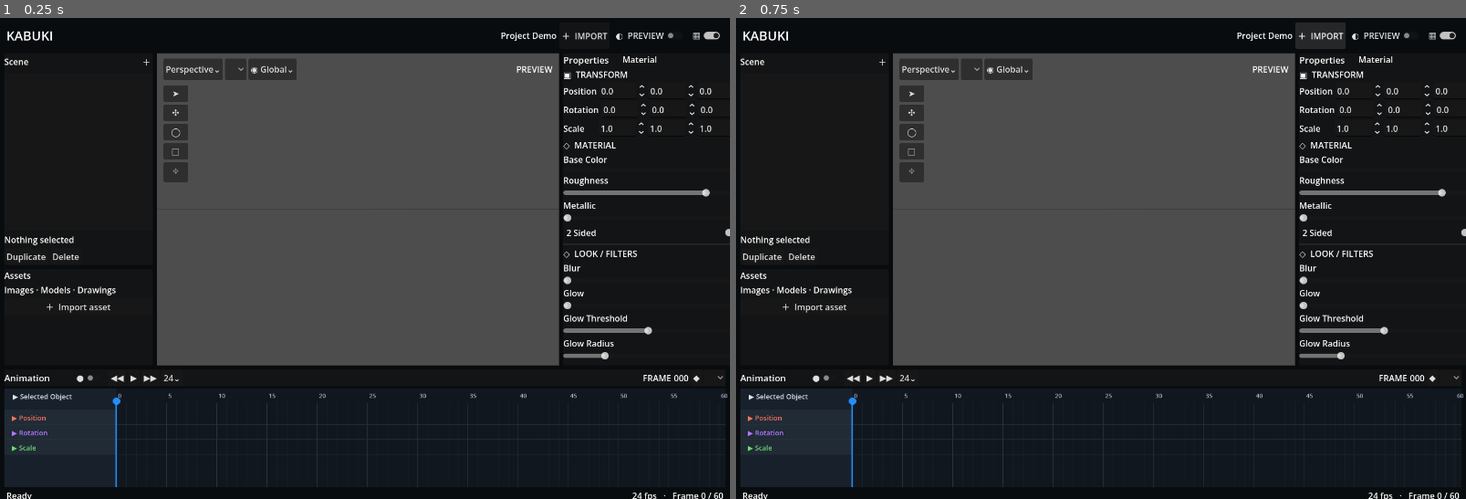
Above: before the commit, frames 1-2 (left to right).
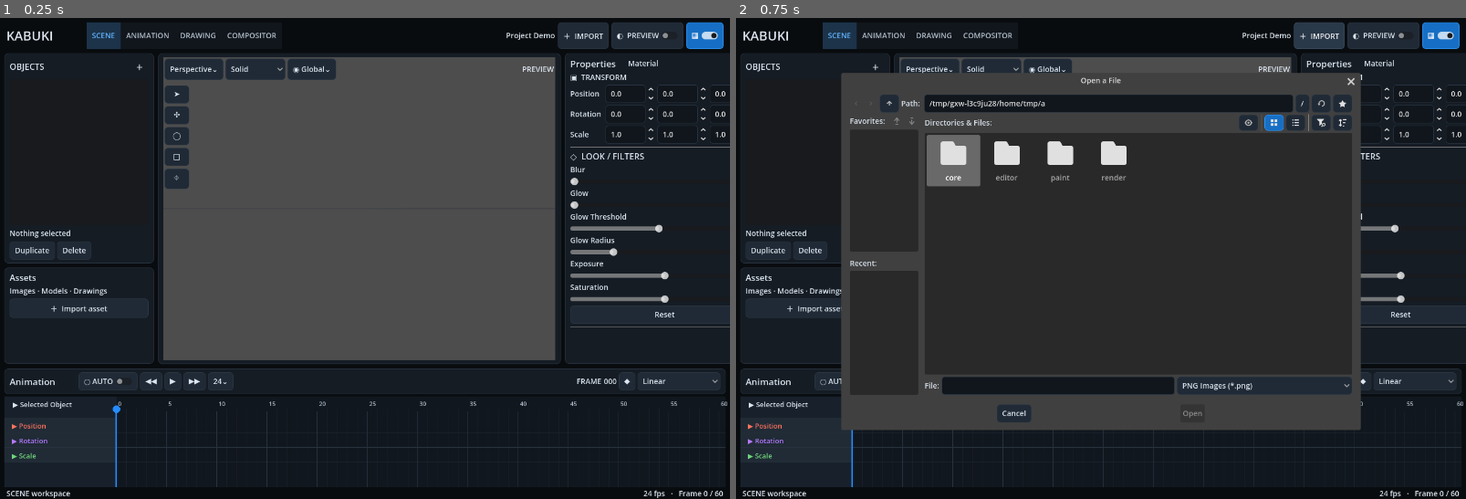
Above: after the commit, the same moments.

Repository: Onnevan/Kabuki
Game: Godot game, scene res://editor/main.tscn
The game is run twice, just before and just after one commit, with the same random seed, the same clock (stepped at 60 frames per second) and the same inputs.
Inputs:
- Up to frame 1 (0.25 s): no input
- Up to frame 2 (0.75 s): click "＋ IMPORT" at 0.5 s

The runs differ from the first frame. In frame 1, 12% of the frame differs, in the area x 0-100%, y 0-100%; in frame 2, 46%.
Error before the commit: Parse Error: Cannot infer the type of "pose" variable because the value doesn't have a set type. (res://editor/main.gd:475)
Error after the commit: Trying to assign an array of type "Array" to a variable of type "Array[int]". (res://editor/main.gd:490)

Commit message:
Fix drawing pose type inference

Diff:
--- a/editor/main.gd
+++ b/editor/main.gd
@@ -472,7 +472,7 @@
 		if not scene_nodes.has(object_id): continue
 		var group: Node3D = scene_nodes[object_id]
 		var data: RefCounted = drawing_data_by_object[object_id]
-		var pose := data.evaluate_pose(frame)
+		var pose: Dictionary = data.call("evaluate_pose", frame)
 		for child in group.get_children():
 			if not child is Stroke3D: continue
 			var stroke := child as Stroke3D
